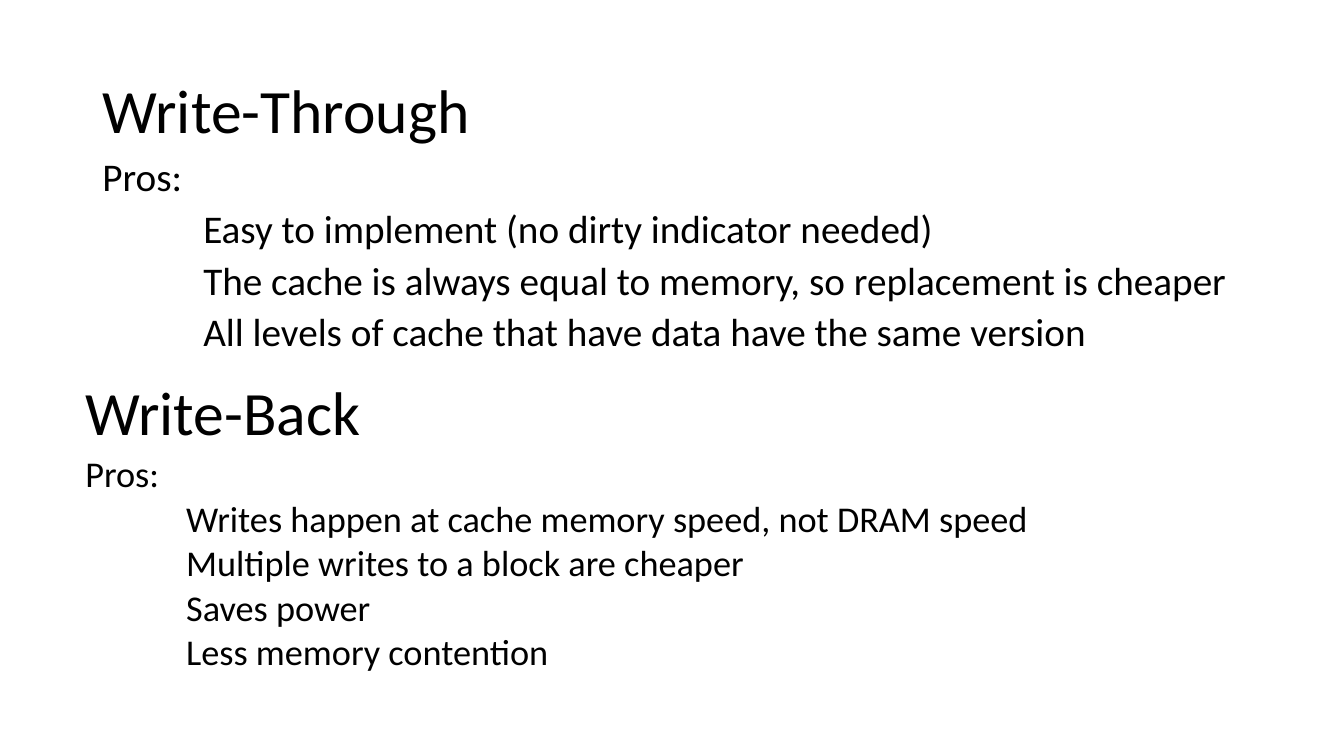
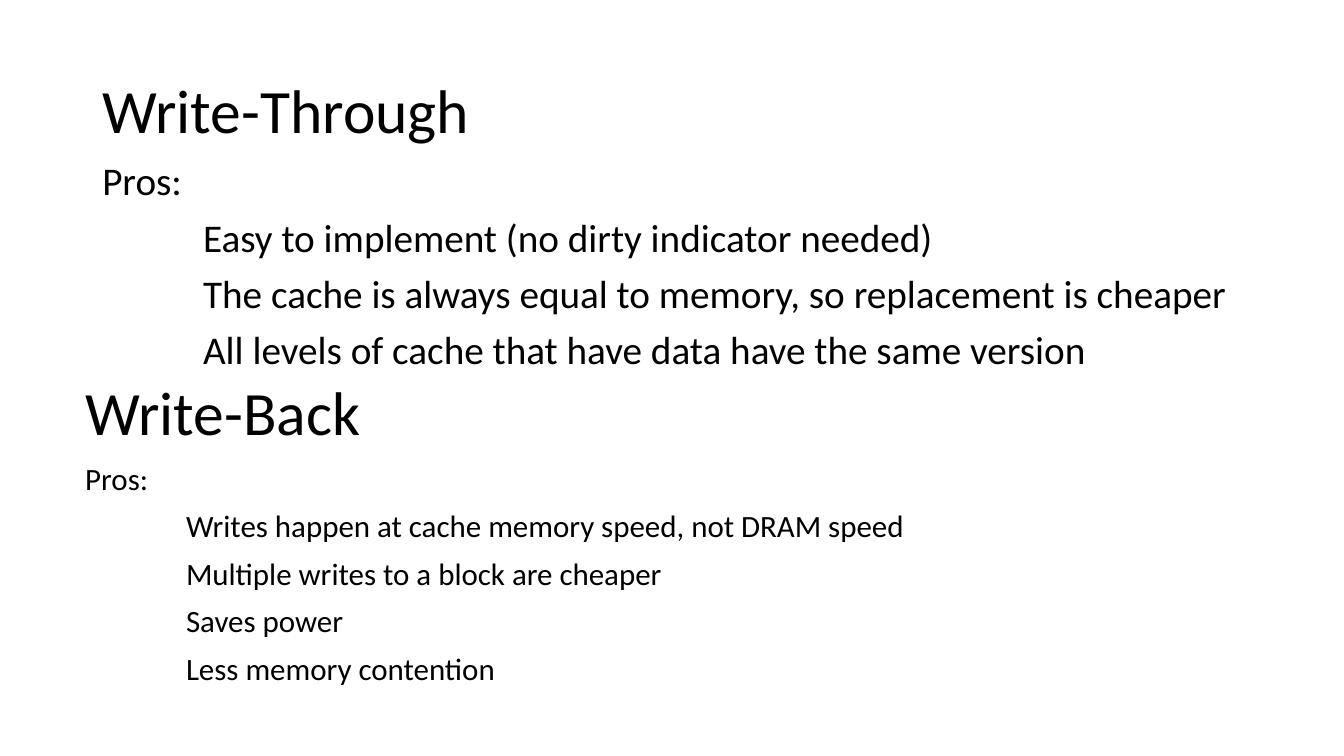
Before and after one commit to mendelsshop/icsi404, a slide deck: slide 33 of Slides/404 - 4 - Caches.pptx (slide 31 before the commit). Drawn at 1344x756 pixels with LibreOffice and Linux fonts; fonts in the diff are those of the drawing. Boxes give left, top, right and bottom in pixels: in the first picture for what was removed or moved away, otherwise in the second. Text is boxed around its words. In the diff, an @@ line names an element or a change of style, - is before the commit and + after.

```diff
--- a/Slides/404 - 4 - Caches.pptx
+++ b/Slides/404 - 4 - Caches.pptx
@@ text "Pros:" at (x1=102, y1=170, x2=1226, y2=365): line spacing 0.8 to 0.9 @@
@@ text "Pros:" at (x1=85, y1=470, x2=903, y2=685): size 25.9 to 22.1 pt; line spacing 0.7 to 0.9 @@
```
Also in this commit, not shown: 11 other slides changed, 3 slides added, 1 slide removed, 3 other files.
